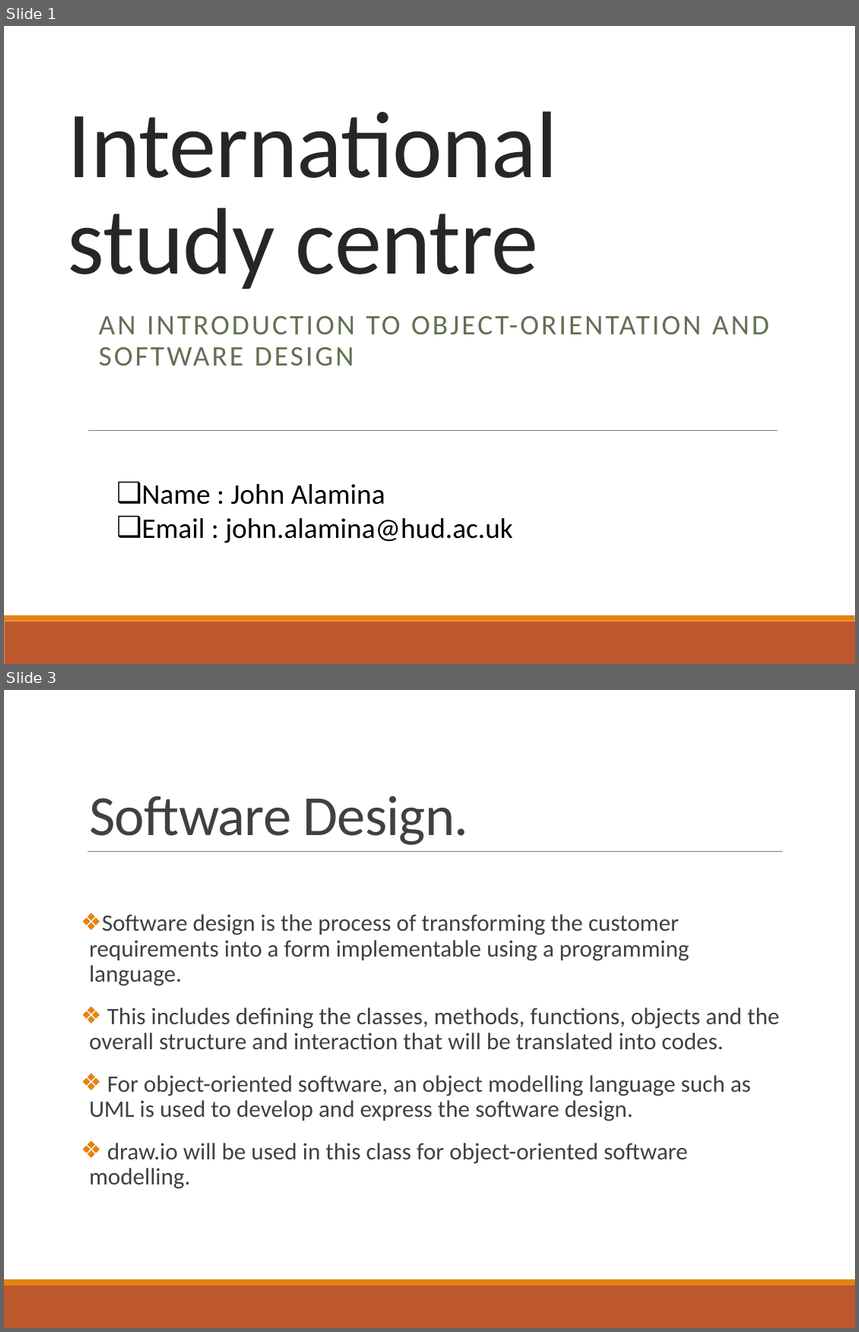
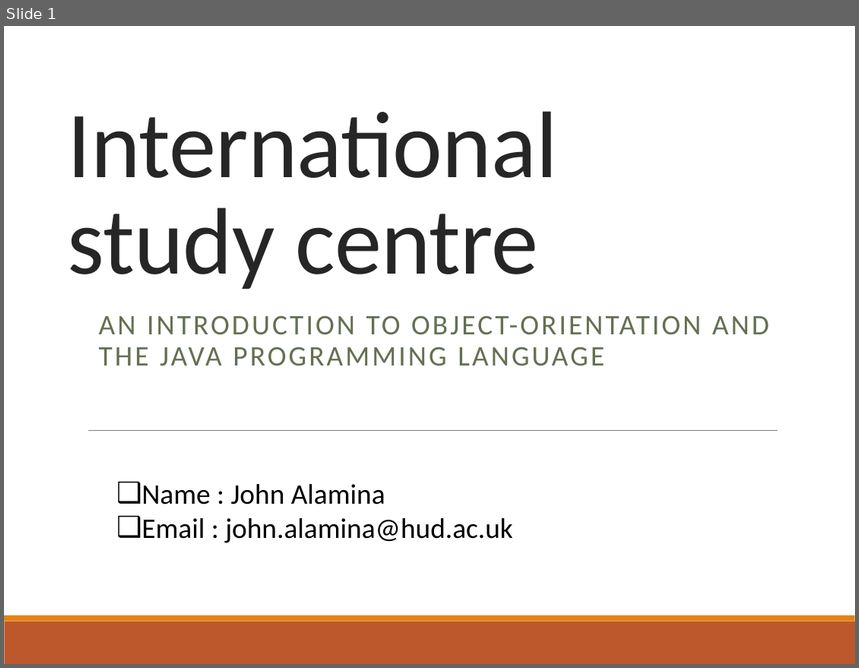
Before and after one commit to deeperj/dillinger, a slide deck: thesis/ukapp2/wqu_isc/sofware_design/Lesson 1 - Java.pptx. Shown one above the other, each under a label of ours: slides 1 and 3 before the commit, slide 1 after it; the slides between them are not shown. The pictures are 859x1332 and 859x668 pixels, drawn with LibreOffice and Linux fonts; fonts in the diff are those of the drawing. Boxes give left, top, right and bottom in pixels: in the first picture for what was removed or moved away, otherwise in the second. Text is boxed around its words. In the diff, an @@ line names an element or a change of style, - is before the commit and + after.

Commit message:
java01

```diff
--- a/thesis/ukapp2/wqu_isc/sofware_design/Lesson 1 - Java.pptx
+++ b/thesis/ukapp2/wqu_isc/sofware_design/Lesson 1 - Java.pptx
@@ slide 3 removed at (4, 690, 855, 1328), background #FFFFFF; not listed: 2 template elements that a slide beside it also shows @@
@@ title removed at (89, 796, 469, 845) @@
-Software Design.
@@ line removed from (88, 852) to (783, 852) @@
@@ text removed at (89, 914, 779, 1189) @@
-❖ Software design is the process of transforming the customer requirements into a form implementable using a programming language.
-❖ This includes defining the classes, methods, functions, objects and the overall structure and interaction that will be translated into codes.
-❖ For object-oriented software, an object modelling language such as UML is used to develop and express the software design.
-❖ draw.io will be used in this class for object-oriented software modelling.
@@ slide 1 changed as well @@
@@ subtitle at (99, 316, 769, 366): text changed @@
-AN INTRODUCTION TO OBJECT-ORIENTATION AND SOFTWARE DESIGN
+AN INTRODUCTION TO OBJECT-ORIENTATION AND THE JAVA PROGRAMMING LANGUAGE
```
Also in this commit, not shown: 2 other slides changed, 12 slides added, 11 other slides removed, 5 other files.
